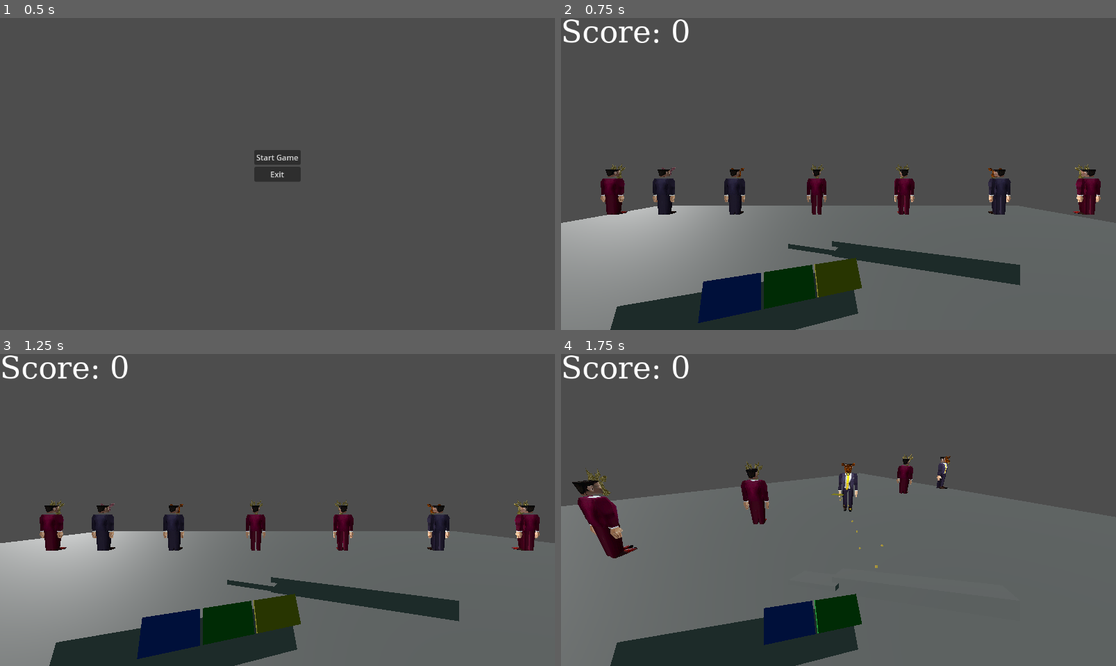
Above: before the commit, frames 1-4 (two rows, left to right).
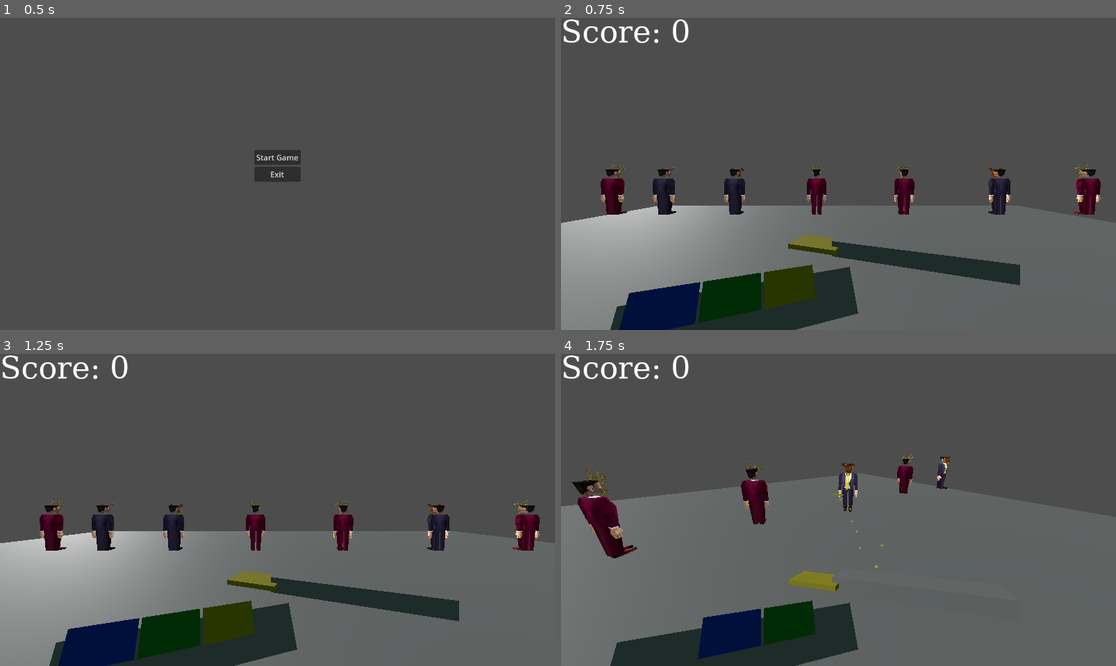
Above: after the commit, the same moments.

Repository: BlackBrad/network-ninja
Game: Godot game, scene res://scenes/main_menu.tscn
Two runs of this game, one before a commit and one after it. Both use one fixed random seed, a clock stepped at 60 frames per second and the inputs below.
Inputs (mouse positions are in pixels of both pictures, inside the frame that each line leads up to):
- Up to frame 1 (0.5 s): no input
- Up to frame 2 (0.75 s): click "Start Game" at 0.5 s
- Up to frame 3 (1.25 s): no input
- Up to frame 4 (1.75 s): tap Enter (ui_accept) at 1.25, 1.52 s; move the mouse to (866, 510) at 1.27 s; hold W (move_forward) from 1.28 s (still down); click (866, 510) at 1.35 s

Frame 1 is identical in both runs. In frame 2, 5.3% of the frame differs, in the area x 10-55%, y 69-100%; in frame 3, 5.3%; in frame 4, 3.6%.

Commit message:
Update right hand to use correct card mesh

Diff:
--- a/scenes/player.tscn
+++ b/scenes/player.tscn
@@ -28,8 +28,12 @@
 transform = Transform3D(0.271568, 0, -0.0225042, 0, 0.0290728, 0, 0.101978, 0, 0.0599287, 0.134267, -0.143844, -0.370345)
 mesh = SubResource("BoxMesh_b6808")
 
+[node name="BusinessCardViewModel" parent="Pivot/RightArm" instance=ExtResource("2_cvu7a")]
+transform = Transform3D(0.346528, 0, -7.45058e-09, 0, 0.314228, 0, 4.76837e-07, 0, 1, -0.624011, 0, 0.27887)
+
 [node name="MeshInstance3D2" type="MeshInstance3D" parent="Pivot/RightArm"]
 transform = Transform3D(0.346528, 0, -7.45058e-09, 0, 0.314228, 0, 4.76837e-07, 0, 1, -0.624011, 0, 0.27887)
+visible = false
 mesh = SubResource("BoxMesh_b6808")
 skeleton = NodePath("../..")
 
--- a/scripts/player.gd
+++ b/scripts/player.gd
@@ -14,11 +14,11 @@
 var _end_drag = Vector2()
 var _relative_mouse_motion = Vector2()
 
-var hand = [CardTypes.EMPTY,CardTypes.EMPTY,CardTypes.EMPTY,CardTypes.EMPTY]
+var hand = [CardTypes.YELLOW, CardTypes.EMPTY,CardTypes.EMPTY,CardTypes.EMPTY,CardTypes.EMPTY]
 
 func _ready():
 	Input.set_mouse_mode(Input.MOUSE_MODE_CAPTURED)
-	update_hand([CardTypes.YELLOW, CardTypes.GREEN, CardTypes.BLUE, 0])
+	update_hand([CardTypes.YELLOW, CardTypes.YELLOW, CardTypes.GREEN, CardTypes.BLUE, 0])
 
 func _input(event):
 	if event is InputEventMouseMotion and Input.get_mouse_mode() == Input.MOUSE_MODE_CAPTURED:
@@ -92,11 +92,23 @@
 	move_and_slide()
 
 func update_hand(new_hand):
-	assert(new_hand.size() == 4)
+	assert(new_hand.size() == 5)
+
+	# Hide hand
 	for child in $Pivot/LeftArm.get_children():
 		child.visible = false
 
-	for i in range(0,3):
+	# Hide active
+	var active_card = $Pivot/RightArm.get_child(0)
+	active_card.visible = false
+
+	# Update active
+	if new_hand[0] != CardTypes.EMPTY:
+		active_card.visible = true
+		active_card.set_business_card_type(new_hand[0])
+
+	# Update hand
+	for i in range(1,4):
 		var card_type = new_hand[i]
 		if card_type != 0:
 			var child = $Pivot/LeftArm.get_child(i)
